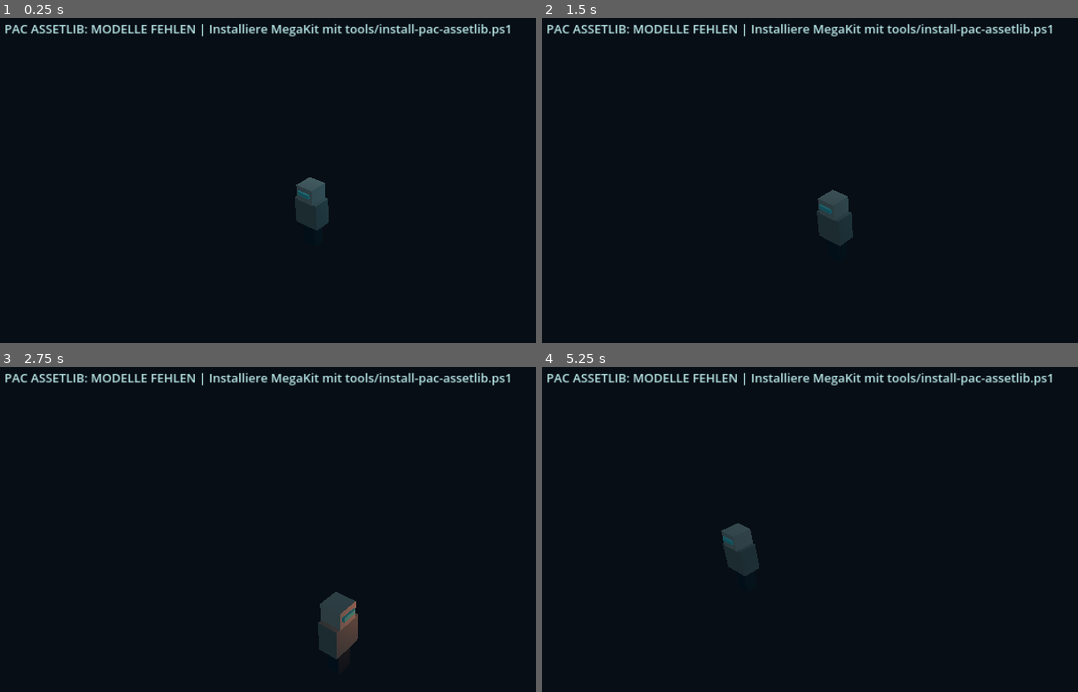
Above: before the commit, frames 1-4 (two rows, left to right).
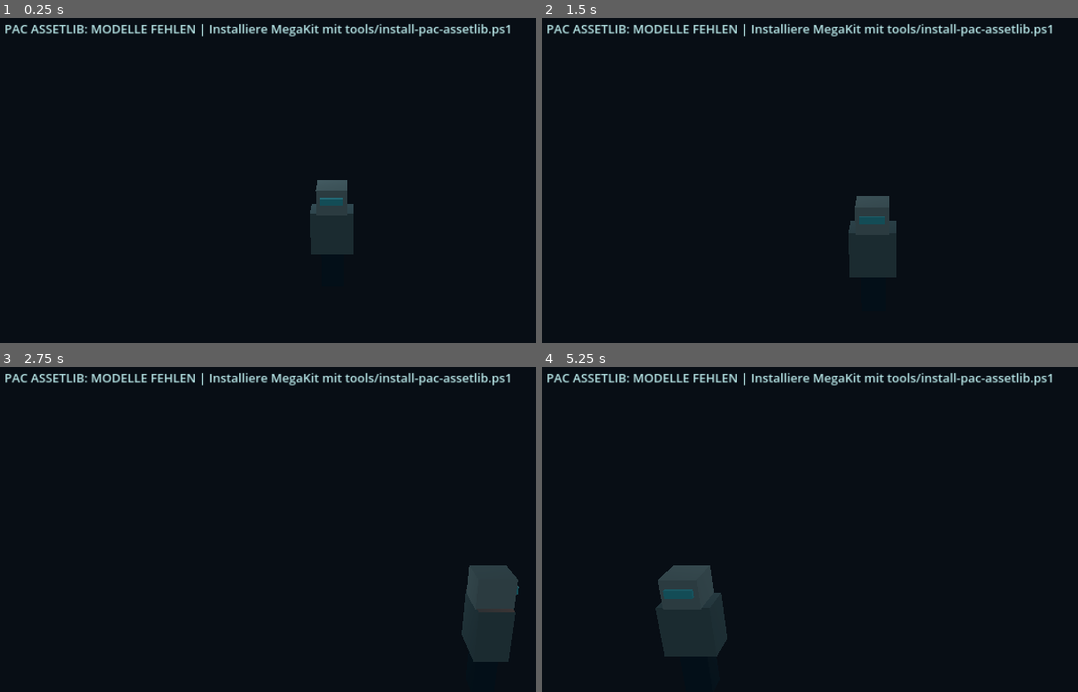
Above: after the commit, the same moments.

Repository: mihnenfeld/Project-Alien-Crisis
Game: Godot game, scene res://scenes/demo_asset_room.tscn
Same seed, same stepped clock (60 frames per second), same inputs: the game is played once before the commit and once after it. This scene is started directly instead of the project's main scene.
Inputs (mouse positions are in pixels of both pictures, inside the frame that each line leads up to):
- Up to frame 1 (0.25 s): no input
- Up to frame 2 (1.5 s): tap Enter at 0.5 s; move the mouse to (1045, 187) at 0.52 s; hold D (move_right) 0.53-1.28 s; tap E (interact) at 0.6 s; tap Space at 1.25 s; move the mouse to (745, 226) at 1.27 s; hold S (move_down) from 1.28 s (still down); tap Shift at 1.35 s
- Up to frame 3 (2.75 s): move the mouse to (418, 467) at 2.02 s; release S (move_down) at 2.03 s; hold D (move_right) from 2.03 s (still down); tap E (interact) at 2.1 s
- Up to frame 4 (5.25 s): move the mouse to (852, 633) at 2.77 s; release D (move_right) at 2.78 s; hold W (move_up) 2.78-3.53 s; tap Shift at 2.85, 4.35 s; tap Enter at 3.5 s; move the mouse to (outside the picture) at 3.52 s; hold A (move_left) 3.53-5.03 s; tap E (interact) at 3.6, 5.1 s; move the mouse to (676, 493) at 4.27 s; move the mouse to (922, 555) at 5.02 s; hold S (move_down) from 5.03 s (still down)

The runs differ from the first frame. In frame 1, 1.7% of the frame differs, in the area x 55-66%, y 49-73%; in frame 2, 2.8%; in frame 3, 3.8%; in frame 4, 3.9%, in the area x 21-41%, y 47-90%.

Commit message:
Revise PAC asset room with open-wall cutaway and frontal Dino Crisis fixed cameras

Diff:
--- a/scripts/demo_asset_room.gd
+++ b/scripts/demo_asset_room.gd
@@ -7,6 +7,8 @@
 var hud: Label
 var obstacles: Array[Rect2] = []
 var built := 0
+var camera: Camera3D
+var camera_slot := -1
 
 func _ready() -> void:
     _environment()
@@ -14,14 +16,14 @@
     actor = CharacterBody3D.new()
     actor.set_script(CHARACTER)
     add_child(actor)
-    actor.position = Vector3(4.2, 0, 4.7)
+    actor.position = Vector3(4.25, 0, 4.8)
+    actor.rotation.y = 0.0
     actor.set("can_stand", Callable(self, "_can_stand"))
-    var cam := Camera3D.new()
-    add_child(cam)
-    cam.fov = 48.0
-    cam.position = Vector3(11.6, 8.4, 12.6)
-    cam.look_at(Vector3(4.5, 0.8, 3.5))
-    cam.current = true
+    camera = Camera3D.new()
+    add_child(camera)
+    camera.fov = 45.0
+    camera.current = true
+    _set_camera(0)
     var ui := CanvasLayer.new()
     add_child(ui)
     hud = Label.new()
@@ -33,7 +35,7 @@
         hud.text = "PAC ASSETLIB: MODELLE FEHLEN | Installiere MegaKit mit tools/install-pac-assetlib.ps1"
         push_error("PAC AssetLib package missing: " + PACK)
     else:
-        hud.text = "PAC / ASSETLIB ROOM 0.1   |   %d ECHTE 3D-MODELLE   |   WASD / SHIFT / ESC" % built
+        hud.text = "PAC / KOMMANDODECK   |   %d 3D-BAUTEILE   |   WASD / SHIFT / ESC" % built
 
 func _environment() -> void:
     var world := WorldEnvironment.new()
@@ -115,8 +117,10 @@
     for i in range(4):
         _asset("Walls", "WallBand_Straight", Vector3(0.1, 0, 0.875 + float(i)*1.75), Vector3(1.75, 3.4, 0.24), 90.0)
         _asset("Walls", "WallBand_Straight", Vector3(8.9, 0, 0.875 + float(i)*1.75), Vector3(1.75, 3.4, 0.24), 90.0)
-    for i in range(5):
-        _asset("Walls", "WallAstra_Straight_Flat", Vector3(0.9 + float(i)*1.8, 0, 6.9), Vector3(1.8, 3.4, 0.24), 180.0)
+    # Camera-facing wall (south edge, z=7) intentionally omitted.
+    # Dino Crisis-style cinematic cutaway: real side/rear walls remain,
+    # but the camera can see the whole room and the front of the character.
+    # Never place a solid mesh between the active fixed camera and the player.
     for x in [0.6, 4.5, 8.4]:
         _asset("Columns", "Column_MetalSupport", Vector3(x, 0, 0.40), Vector3(0.35, 3.3, 0.36))
     # Real computer, containers, service fan, lamps, and cable models.
@@ -130,6 +134,7 @@
     for x in [1.8, 4.5, 7.2]:
         _asset("Props", "Prop_Light_Wide", Vector3(x, 2.85, 1.5), Vector3(1.05, 0.18, 0.35))
     _asset("Props", "Prop_Light_Small", Vector3(8.45, 2.25, 6.1), Vector3(0.35, 0.35, 0.35))
+    # Rear wall and both side walls are the continuous architectural shell.
     # Gameplay blockers remain simple and invisible; visual models are true assets.
     obstacles = [
         Rect2(1.25, 0.9, 1.65, 1.2),
@@ -138,6 +143,27 @@
         Rect2(7.0, 4.8, 1.35, 1.45),
         Rect2(7.2, 3.55, 1.0, 1.25)
     ]
+
+
+func _process(_delta: float) -> void:
+    if actor == null or camera == null:
+        return
+    # Two stable camera positions (no follow camera). The player remains
+    # a single persistent actor; switch only when entering the rear zone.
+    var desired := 1 if actor.position.z < 2.55 else 0
+    if desired != camera_slot:
+        _set_camera(desired)
+
+func _set_camera(slot: int) -> void:
+    camera_slot = slot
+    if slot == 0:
+        # South/front wall removed: soldier is viewed from the front.
+        camera.position = Vector3(4.5, 4.85, 13.2)
+        camera.look_at(Vector3(4.5, 1.05, 3.3), Vector3.UP)
+    else:
+        # Second fixed Dino Crisis-style diagonal establishing shot.
+        camera.position = Vector3(7.9, 4.8, 12.1)
+        camera.look_at(Vector3(4.6, 1.05, 2.65), Vector3.UP)
 
 func _can_stand(point: Vector2, radius: float = 0.19) -> bool:
     if point.x < radius + 0.2 or point.x > 8.8 - radius or point.y < 0.35 + radius or point.y > 6.8 - radius:
